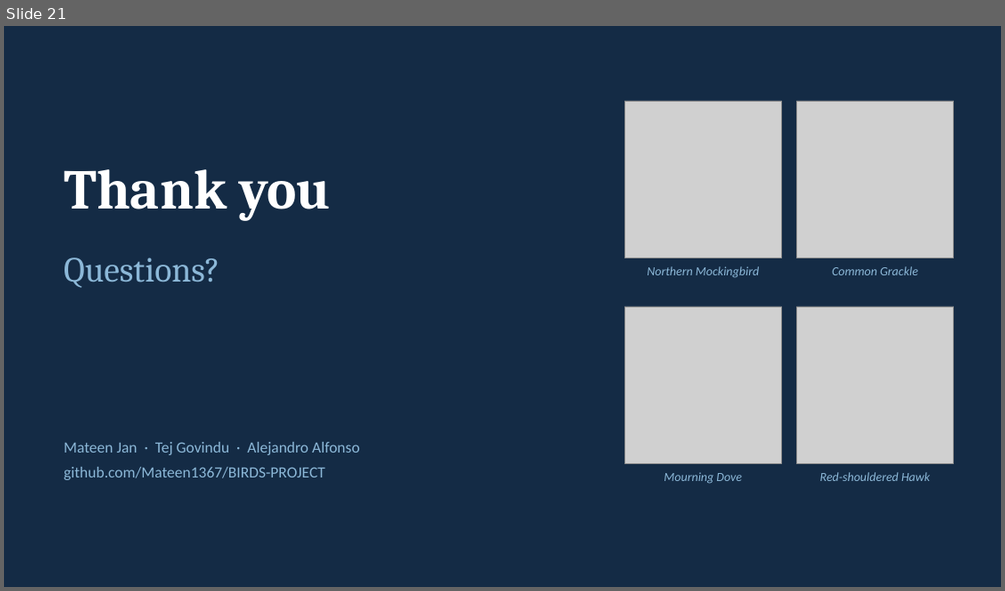
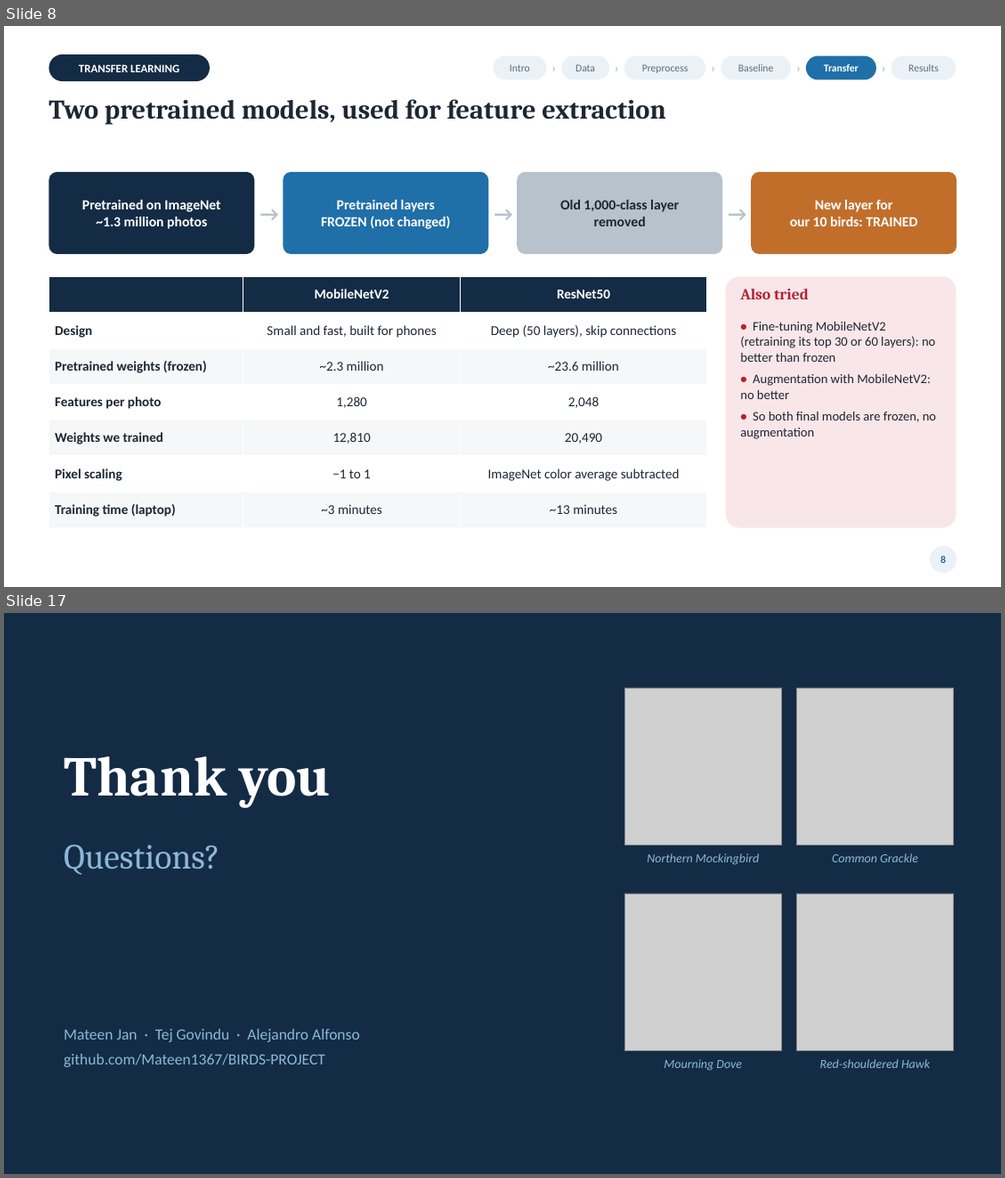
Before and after one commit to Mateen1367/BIRDS-PROJECT, a slide deck: reports/WhichTexasBird_Presentation.pptx. Shown one above the other, each under a label of ours: slide 21 before the commit, slides 8 and 17 after it; the slides between them are not shown. The pictures are 1005x591 and 1005x1178 pixels, drawn with LibreOffice and Linux fonts; fonts in the diff are those of the drawing; grey boxes stand for pictures. Boxes give left, top, right and bottom in pixels: in the first picture for what was removed or moved away, otherwise in the second. Text is boxed around its words. In the diff, an @@ line names an element or a change of style, - is before the commit and + after.

```diff
--- a/reports/WhichTexasBird_Presentation.pptx
+++ b/reports/WhichTexasBird_Presentation.pptx
@@ slide 8 added at (x1=4, y1=26, x2=1001, y2=587), background #FFFFFF @@
@@ rounded rectangle added at (x1=48, y1=54, x2=210, y2=81), fill #142B45, 11 pt, text #FFFFFF, bold @@
+TRANSFER LEARNING
@@ rounded rectangle added at (x1=493, y1=56, x2=546, y2=79), fill #EAF2F8, 10 pt, text #5E6B78 @@
+Intro
@@ text added at (x1=548, y1=56, x2=559, y2=79), 12 pt, text #B8C2CC, bold @@
+›
@@ rounded rectangle added at (x1=562, y1=56, x2=610, y2=79), fill #EAF2F8, 10 pt, text #5E6B78 @@
+Data
@@ text added at (x1=611, y1=56, x2=623, y2=79), 12 pt, text #B8C2CC, bold @@
+›
@@ rounded rectangle added at (x1=624, y1=56, x2=705, y2=79), fill #EAF2F8, 10 pt, text #5E6B78 @@
+Preprocess
@@ text added at (x1=707, y1=56, x2=719, y2=79), 12 pt, text #B8C2CC, bold @@
+›
@@ rounded rectangle added at (x1=721, y1=56, x2=792, y2=79), fill #EAF2F8, 10 pt, text #5E6B78 @@
+Baseline
@@ text added at (x1=793, y1=56, x2=804, y2=79), 12 pt, text #B8C2CC, bold @@
+›
@@ rounded rectangle added at (x1=806, y1=56, x2=876, y2=79), fill #1F6FA8, 10 pt, text #FFFFFF, bold @@
+Transfer
@@ text added at (x1=878, y1=56, x2=890, y2=79), 12 pt, text #B8C2CC, bold @@
+›
@@ rounded rectangle added at (x1=891, y1=56, x2=956, y2=79), fill #EAF2F8, 10 pt, text #5E6B78 @@
+Results
@@ text added at (x1=48, y1=99, x2=666, y2=124), 26 pt, text #1D2733, bold @@
+Two pretrained models, used for feature extraction
@@ rounded rectangle added at (x1=48, y1=172, x2=254, y2=254), fill #142B45, 13.5 pt, text #FFFFFF, bold @@
+Pretrained on ImageNet
+~1.3 million photos
@@ text added at (x1=254, y1=172, x2=284, y2=254), 20 pt, text #B8C2CC, bold @@
+→
@@ rounded rectangle added at (x1=283, y1=172, x2=488, y2=254), fill #1F6FA8, 13.5 pt, text #FFFFFF, bold @@
+Pretrained layers
+FROZEN (not changed)
@@ text added at (x1=488, y1=172, x2=518, y2=254), 20 pt, text #B8C2CC, bold @@
+→
@@ rounded rectangle added at (x1=517, y1=172, x2=722, y2=254), fill #B8C2CC, 13.5 pt, text #1D2733, bold @@
+Old 1,000-class layer
+removed
@@ text added at (x1=722, y1=172, x2=752, y2=254), 20 pt, text #B8C2CC, bold @@
+→
@@ rounded rectangle added at (x1=751, y1=172, x2=956, y2=254), fill #C26E2B, 13.5 pt, text #FFFFFF, bold @@
+New layer for
+our 10 birds: TRAINED
@@ table added at (x1=48, y1=276, x2=707, y2=528), 7 rows, 3 columns @@
+ | MobileNetV2 | ResNet50
+Design | Small and fast, built for phones | Deep (50 layers), skip connections
+Pretrained weights (frozen) | ~2.3 million | ~23.6 million
+Features per photo | 1,280 | 2,048
+Weights we trained | 12,810 | 20,490
+Pixel scaling | −1 to 1 | ImageNet color average subtracted
+Training time (laptop) | ~3 minutes | ~13 minutes
@@ rounded rectangle added at (x1=726, y1=276, x2=956, y2=528), fill #F9E6E8 @@
@@ text added at (x1=740, y1=289, x2=809, y2=299), 15 pt, text #B22234, bold @@
+Also tried
@@ text added at (x1=740, y1=321, x2=936, y2=439), 12.5 pt, text #1D2733 @@
+• Fine-tuning MobileNetV2 (retraining its top 30 or 60 layers): no better than frozen
+• Augmentation with MobileNetV2: no better
+• So both final models are frozen, no augmentation
@@ ellipse added at (x1=930, y1=546, x2=956, y2=572), fill #EAF2F8, 10 pt, text #1F6FA8, bold @@
+8
@@ what was slide 21 is now slide 17 @@
```
Also in this commit, not shown: 4 slides changed, 13 other slides added, 18 slides removed, 16 other files.
